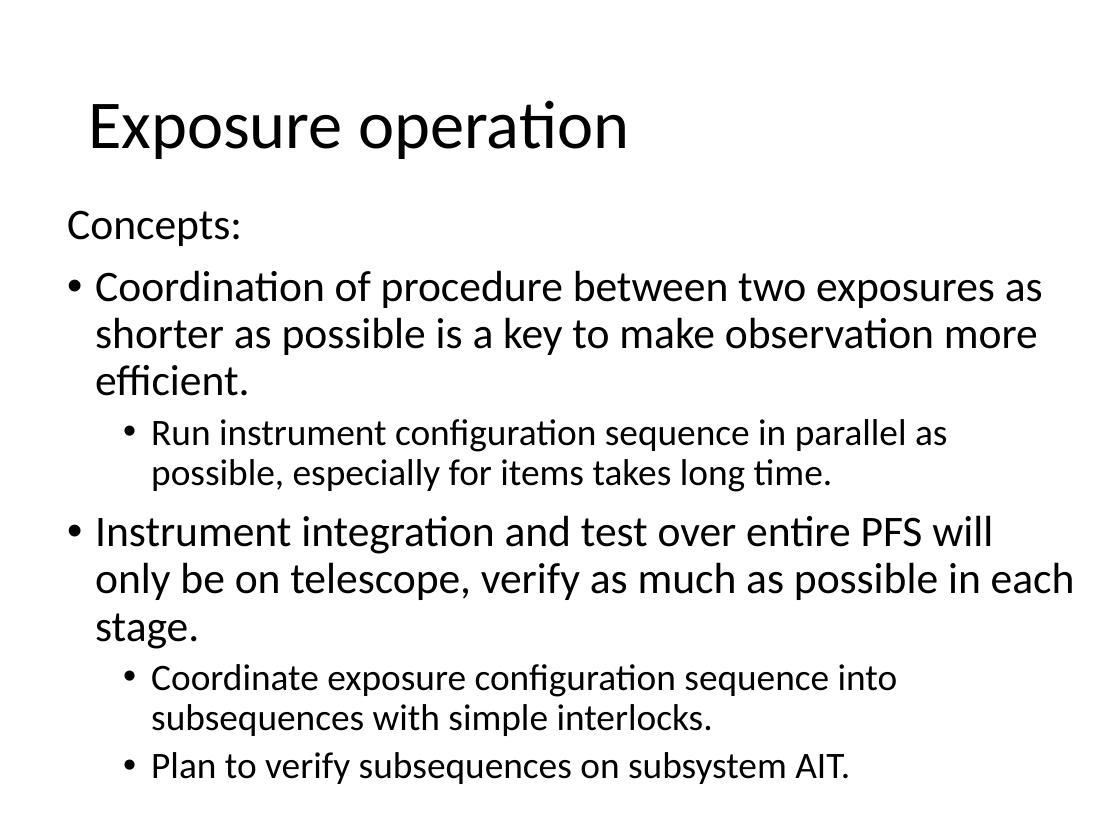
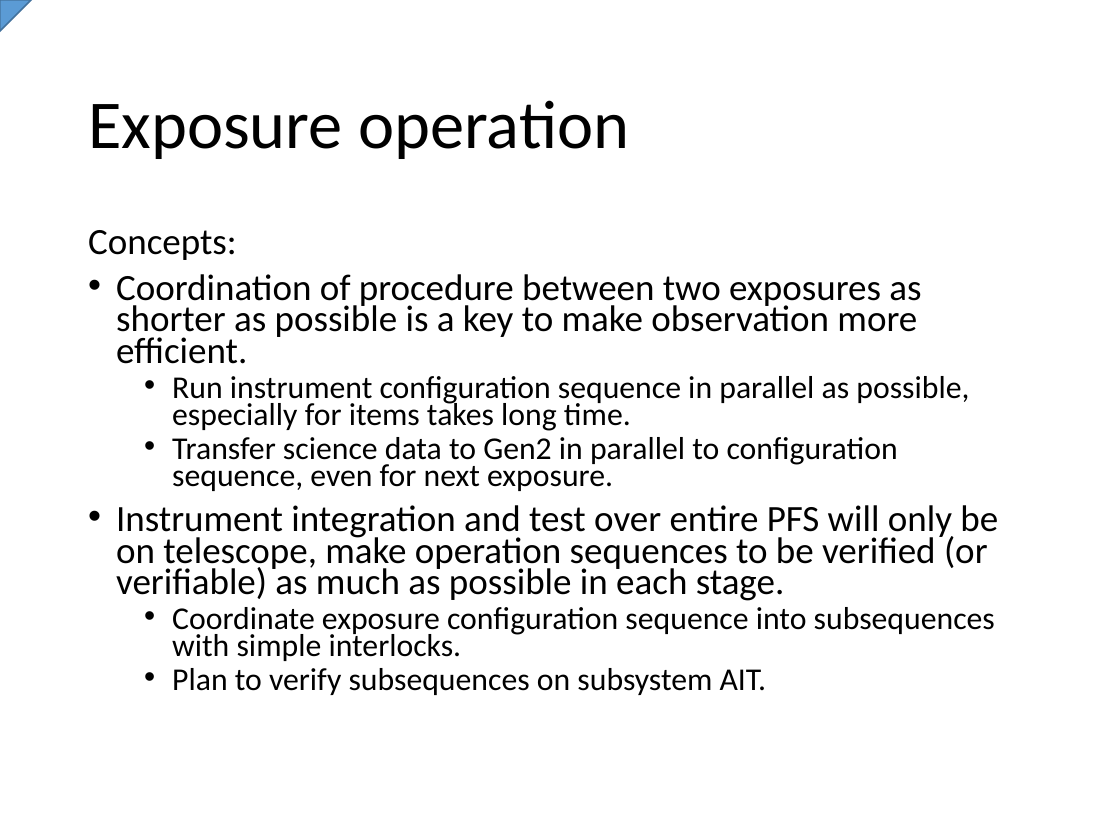
Before and after one commit to Subaru-PFS/ics_doc, a slide deck: slide 14 of SSN-00029.pptx (slide 102 before the commit). Drawn at 1120x840 pixels with LibreOffice and Linux fonts; fonts in the diff are those of the drawing. Boxes give left, top, right and bottom in pixels: in the first picture for what was removed or moved away, otherwise in the second. Text is boxed around its words. In the diff, an @@ line names an element or a change of style, - is before the commit and + after.

```diff
--- a/SSN-00029.pptx
+++ b/SSN-00029.pptx
@@ freeform shape added at (x1=0, y1=0, x2=31, y2=31), fill #5B9BD5, outline #43739E 1 pt @@
@@ text "Concepts:" moved from (x1=67, y1=210, x2=1075, y2=784) to (x1=88, y1=230, x2=998, y2=695) @@
@@ text at (x1=88, y1=230, x2=995, y2=695): size 28 to 23.8 pt in "Concepts:", "Coordination of procedure between two exposures as ..."; size 24 to 20.4 pt in "Run instrument configuration sequence in parallel as ...", "Coordinate exposure configuration sequence into subsequences ...", "Plan to verify subsequences on subsystem AIT."; line spacing 0.9 to 0.7 @@
@@ text at (x1=116, y1=437, x2=998, y2=601): text changed; size 28 to 23.8 pt @@
-• Instrument integration and test over entire PFS will only be on telescope, verify as much as possible in each stage.
+  • Transfer science data to Gen2 in parallel to configuration sequence, even for next exposure.
+• Instrument integration and test over entire PFS will only be on telescope, make operation sequences to be verified (or verifiable) as much as possible in each stage.
```
Also in this commit, not shown: 15 other slides changed, 8 slides added, 5 slides removed.
